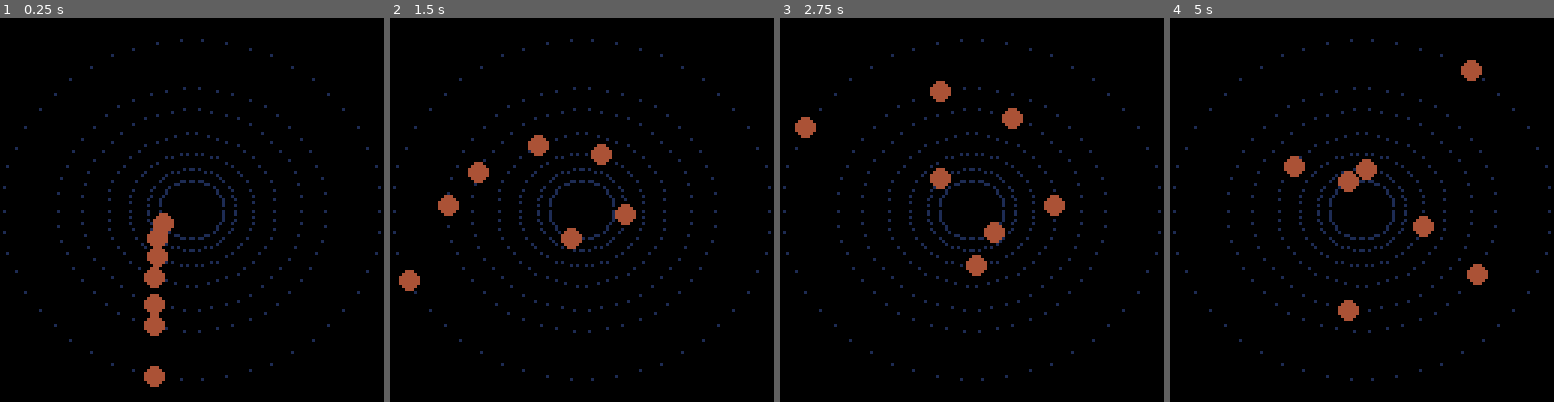
Above: before the commit, frames 1-4 (left to right).
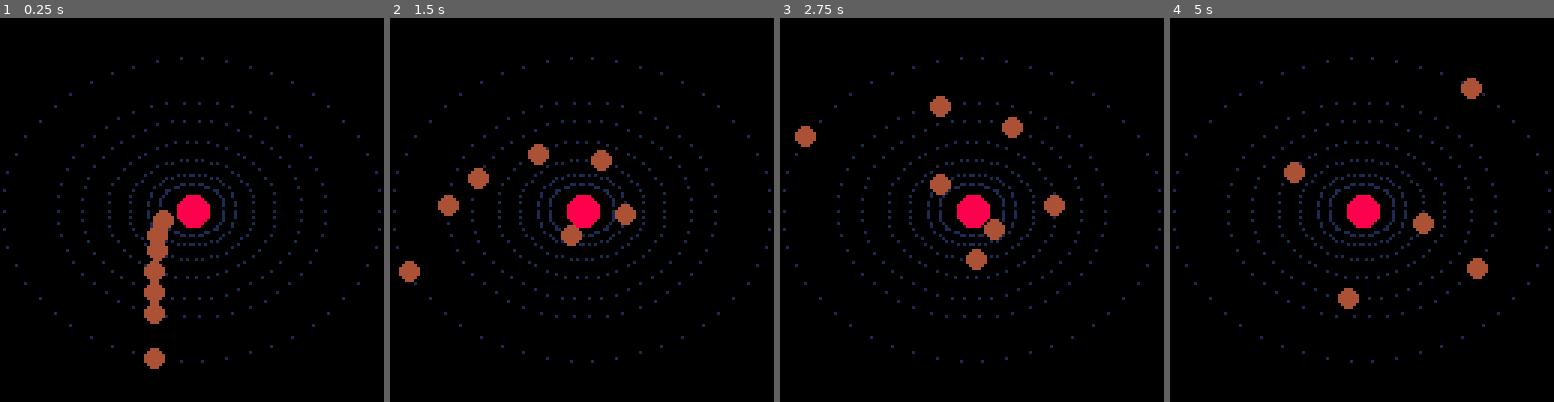
Above: after the commit, the same moments.

Repository: asophila/pico8games
Game: PICO-8 cartridge trappist.p8
The game is run twice, just before and just after one commit, with the same random seed, the same clock (stepped at 60 frames per second) and the same inputs.
Inputs:
- Up to frame 1 (0.25 s): no input
- Up to frame 2 (1.5 s): no input
- Up to frame 3 (2.75 s): no input
- Up to frame 4 (5 s): no input

The runs differ from the first frame. In frame 1, 5.0% of the frame differs, in the area x 0-100%, y 5-97%; in frame 2, 4.8%; in frame 3, 5.2%; in frame 4, 5.5%, in the area x 0-100%, y 5-95%.

Commit message:
Ajuste para no tapar la estrella

Diff:
--- a/trappist.p8
+++ b/trappist.p8
@@ -22,7 +22,7 @@
 rtc=0
 zoom=100
 speed=8
-offy=0.9
+offy=0.8
 
 function _init()
 
@@ -32,6 +32,10 @@
 function _update()
  rtc=rtc+1
 
+end
+
+function draw_star()
+	circfill(cx,cy,5,8)
 end
 
 function draw_planet(letra,dist)
@@ -39,7 +43,12 @@
  local c=(1/dist)/(500*speed)
  local t=(rtc*c)%100
  --print(t)
- circfill(cx+ld*sin(t),cy+ld*cos(t)*offy,3,4)
+ if cos(t)>0 or
+ 			(ld*sin(t)<-6 or
+ 				ld*sin(t)>6)
+ then
+  circfill(cx+ld*sin(t),cy+ld*cos(t)*offy,3,4)
+ end
 end
 
 function draw_orbit(letra,dist)
@@ -55,6 +64,7 @@
   for k,v in pairs(planets) do
     draw_orbit(k,v.dist)
   end
+  draw_star()
   for k,v in pairs(planets) do
     draw_planet(k,v.dist)
   end
